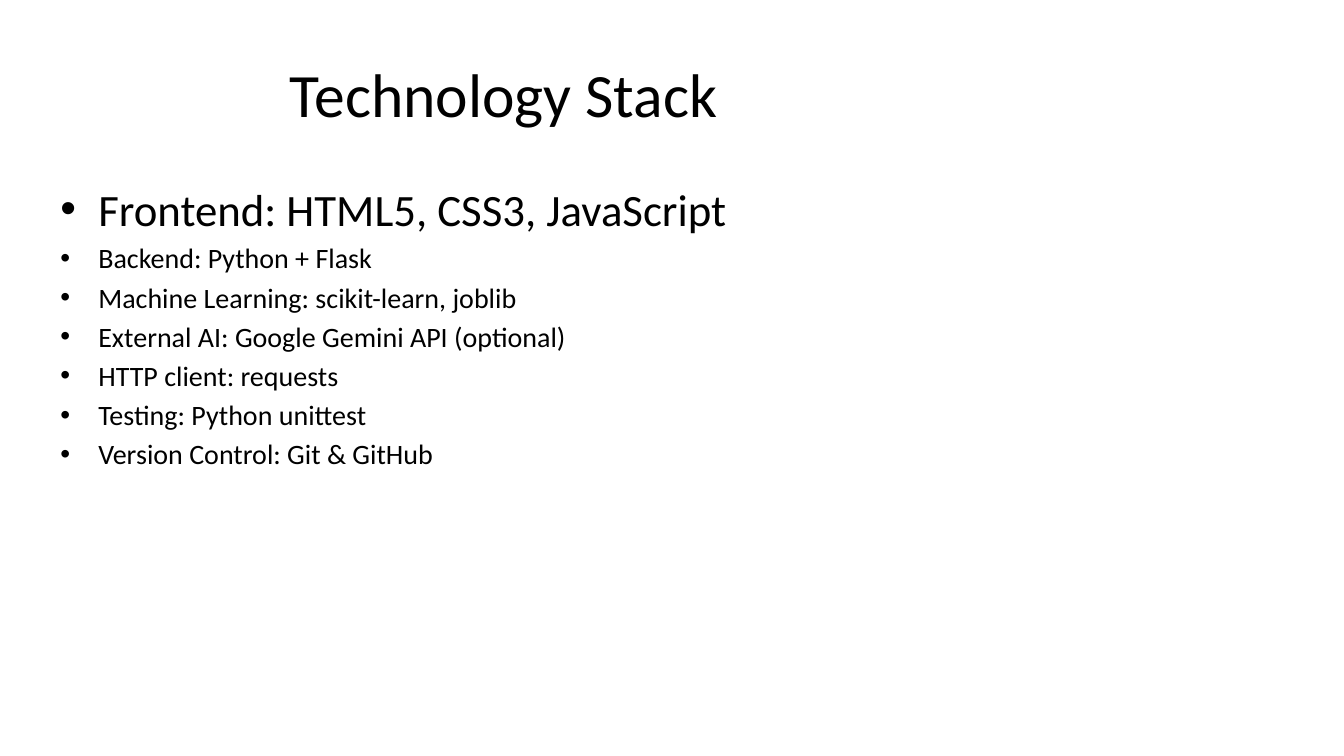
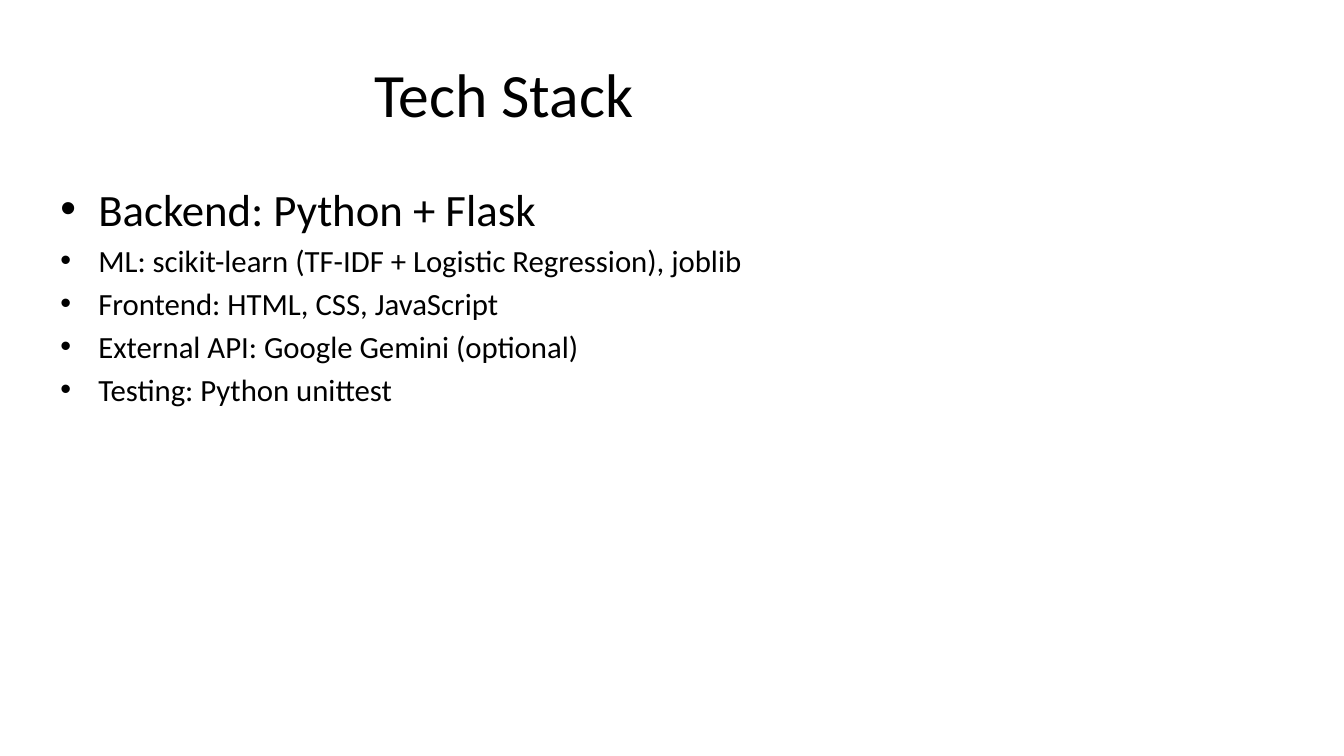
Before and after one commit to dvrajgit/dev-student-support-service-chatbot, a slide deck: slide 5 of PROJECT_PRESENTATION.pptx. Drawn at 1344x756 pixels with LibreOffice and Linux fonts; fonts in the diff are those of the drawing. Boxes give left, top, right and bottom in pixels: in the first picture for what was removed or moved away, otherwise in the second. Text is boxed around its words. In the diff, an @@ line names an element or a change of style, - is before the commit and + after.

```diff
--- a/PROJECT_PRESENTATION.pptx
+++ b/PROJECT_PRESENTATION.pptx
@@ title at (374,74,634,118): text changed @@
-Technology Stack
+Tech Stack
@@ text at (98,195,726,234): paragraph removed @@
-• Frontend: HTML5, CSS3, JavaScript
@@ text at (98,195,535,407): size 20 to 32 pt in "Backend: Python + Flask"; size 20 to 22 pt in "Testing: Python unittest"; more space between paragraphs @@
@@ text at (98,249,741,364): text changed; size 20 to 22 pt @@
-• Machine Learning: scikit-learn, joblib
-• External AI: Google Gemini API (optional)
-• HTTP client: requests
+• ML: scikit-learn (TF-IDF + Logistic Regression), joblib
+• Frontend: HTML, CSS, JavaScript
+• External API: Google Gemini (optional)
@@ text at (98,444,432,465): paragraph removed @@
-• Version Control: Git & GitHub
```
Also in this commit, not shown: 7 other slides changed, 4 slides removed.
